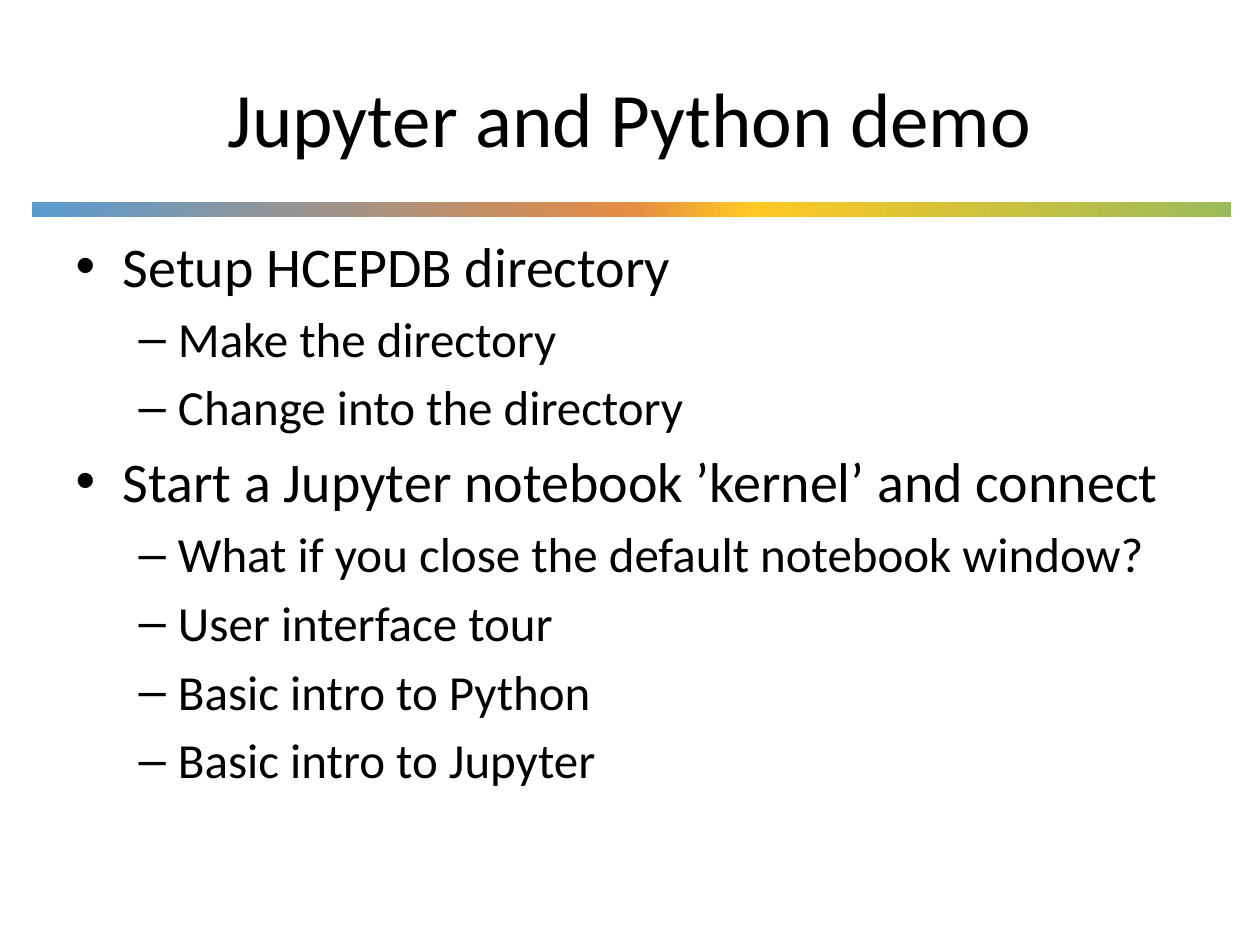
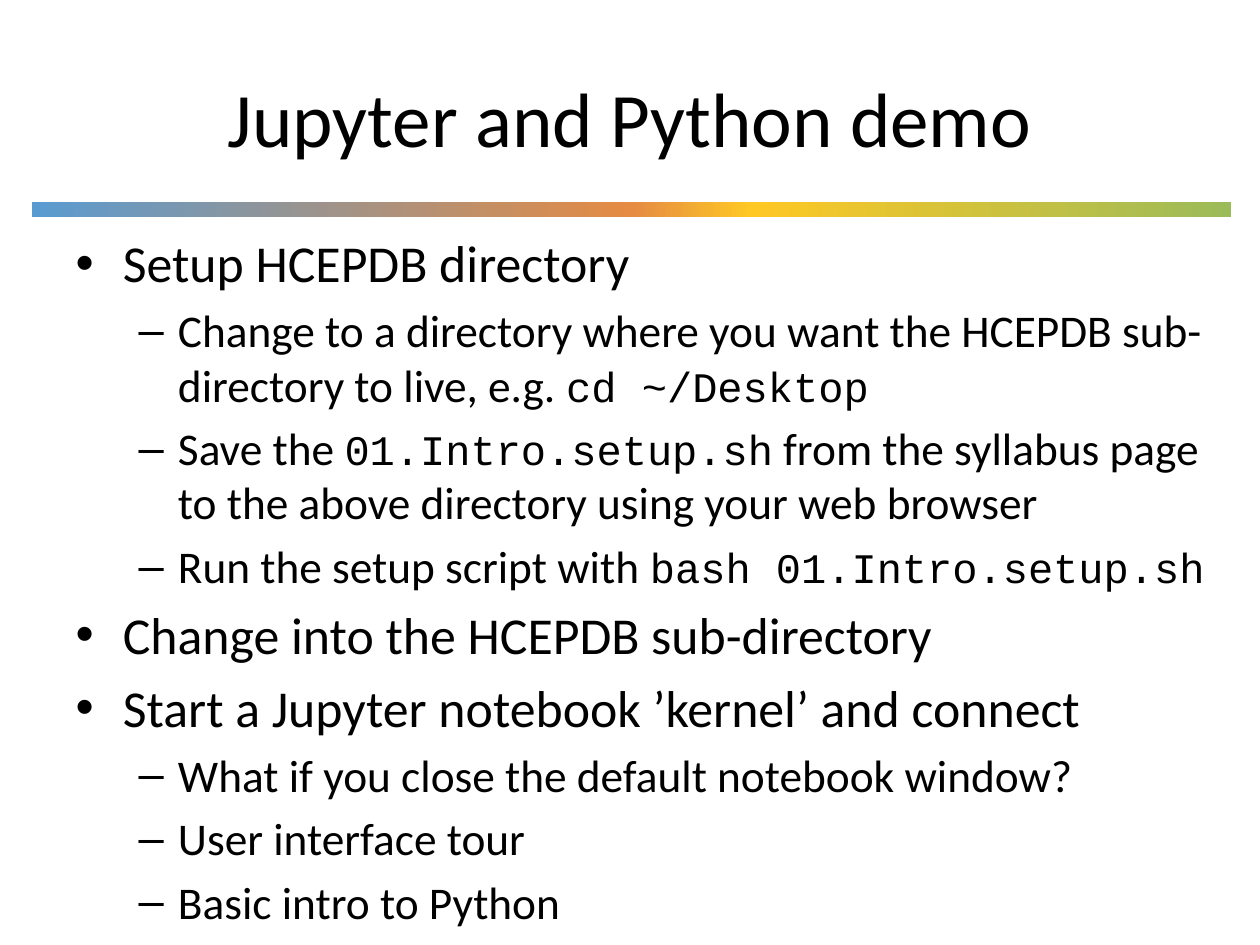
Before and after one commit to UWDIRECT/UWDIRECT.github.io, a slide deck: slide 7 of SEDS_content/02.Python.pptx. Drawn at 1260x945 pixels with LibreOffice and Linux fonts; fonts in the diff are those of the drawing; background and template pictures are left out. Boxes give left, top, right and bottom in pixels: in the first picture for what was removed or moved away, otherwise in the second. Text is boxed around its words. In the diff, an @@ line names an element or a change of style, - is before the commit and + after.

Commit message:
updated with bootstrap instructions

```diff
--- a/SEDS_content/02.Python.pptx
+++ b/SEDS_content/02.Python.pptx
@@ text at (123, 246, 1080, 927): size 32 to 29.6 pt in "Setup HCEPDB directory", "Start a Jupyter notebook ’kernel’ and connect"; size 28 to 25.9 pt in "What if you close the default notebook ...", "User interface tour", "Basic intro to Python", "Basic intro to Jupyter" @@
@@ text at (123, 315, 1205, 663): text changed; size 28 to 25.9 pt @@
-  – Make the directory
-  – Change into the directory
+  – Change to a directory where you want the HCEPDB sub-directory to live, e.g. cd ~/Desktop
+  – Save the 01.Intro.setup.sh from the syllabus page to the above directory using your web browser
+  – Run the setup script with bash 01.Intro.setup.sh
+• Change into the HCEPDB sub-directory
```
